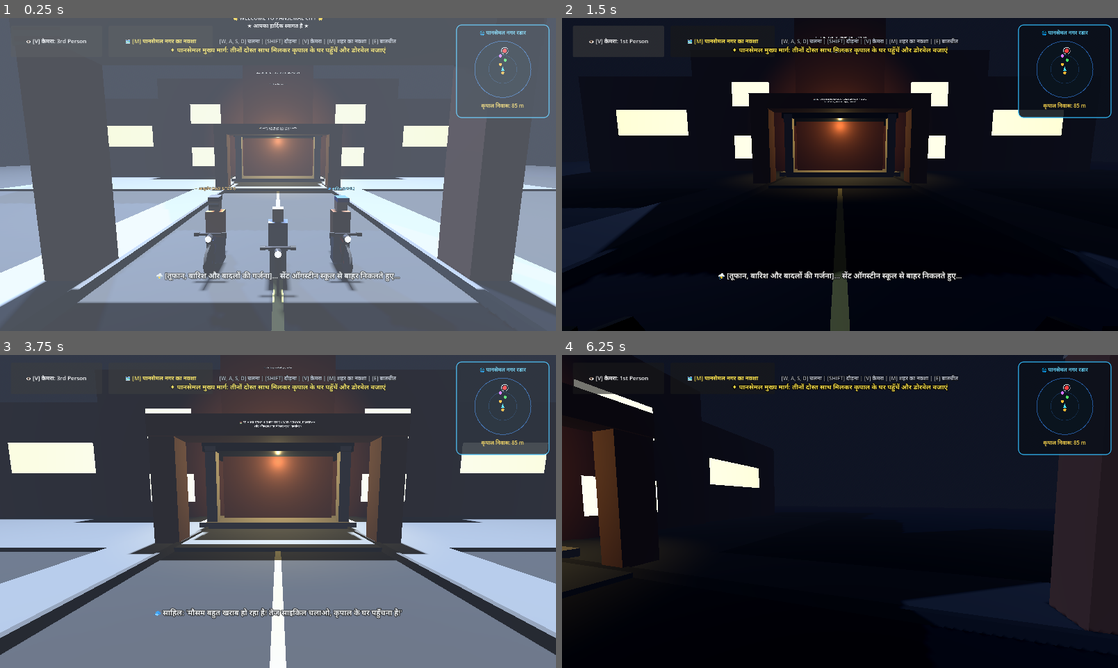
Above: before the commit, frames 1-4 (two rows, left to right).
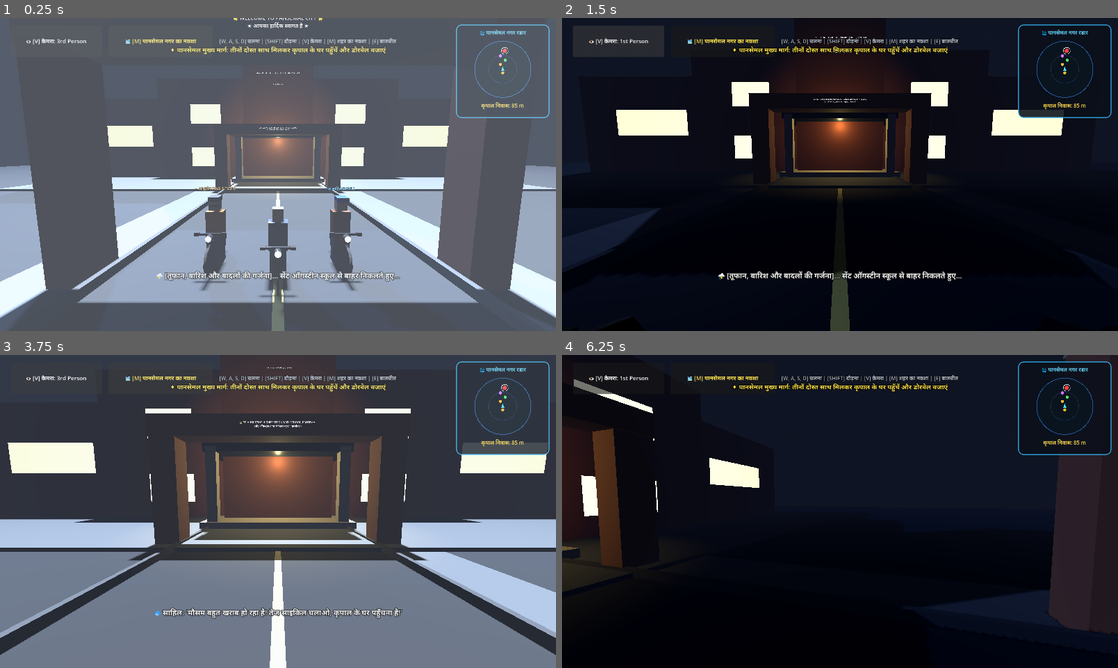
Above: after the commit, the same moments.

Repository: Sahil13092008/HorrorMission
Game: Godot game, scene res://scenes/street_to_kripal.tscn
The game is run twice, just before and just after one commit, with the same random seed, the same clock (stepped at 60 frames per second) and the same inputs. This scene is started directly instead of the project's main scene. Sound files missing from this copy of the repository are replaced by a short silence.
Inputs (mouse positions are in pixels of both pictures, inside the frame that each line leads up to):
- Up to frame 1 (0.25 s): no input
- Up to frame 2 (1.5 s): tap Enter at 0.5, 0.6 s; move the mouse to (867, 174) at 0.52 s; hold Up (ui_up) 0.53-1.25 s; click (867, 174) at 0.67 s; tap Space at 0.77 s; click "👁️ [V] कैमरा: 3rd Person" at 1.25 s
- Up to frame 3 (3.75 s): click "👁️ [V] कैमरा: 1st Person" at 2 s; click "🗺️ [M] पानसेमल नगर का नक्शा" at 2.75 s; click "✖ [M] बंद करें" at 3.5 s
- Up to frame 4 (6.25 s): move the mouse to (812, 511) at 4.27 s; hold Up (ui_up) from 4.28 s (still down); tap V at 4.35 s; tap Space at 4.52, 6.02 s; move the mouse to (851, 505) at 5.02 s; tap F at 5.1 s; move the mouse to (834, 517) at 5.77 s; tap Shift at 5.85 s; click (834, 517) at 5.92 s

The runs differ from the first frame. In frame 1, 1.5% of the frame differs, in the area x 0-100%, y 51-96%; in frame 2, 0.3%; in frame 3, 3.5%, in the area x 0-100%, y 53-89%; in frame 4, 0.7%.

Commit message:
Fix invisible map barriers, flush police plaza, and overhaul car steering physics with arcade responsiveness

Diff:
--- a/scenes/street_to_kripal.tscn
+++ b/scenes/street_to_kripal.tscn
@@ -52,7 +52,10 @@
 size = Vector3(8.0, 4.0, 12.0)
 
 [sub_resource type="BoxShape3D" id="Box_PoliceDoorTrigger"]
-size = Vector3(14.0, 5.0, 24.0)
+size = Vector3(22.0, 6.0, 36.0)
+
+[sub_resource type="BoxShape3D" id="Box_CarCollision"]
+size = Vector3(1.9, 1.2, 4.2)
 
 [sub_resource type="BoxShape3D" id="Box_CarTrigger"]
 size = Vector3(5.5, 2.8, 5.8)
@@ -481,8 +484,8 @@
 material = SubResource("Mat_RoadStripe")
 
 [node name="SidewalkLeft" type="CSGBox3D" parent="EnvironmentProps"]
-transform = Transform3D(1, 0, 0, 0, 1, 0, 0, 0, 1, -5.2, -0.2, -114)
-use_collision = true
+transform = Transform3D(1, 0, 0, 0, 1, 0, 0, 0, 1, -5.2, -0.4, -114)
+use_collision = false
 size = Vector3(2.4, 0.8, 292.0)
 material = SubResource("Mat_Sidewalk")
 
@@ -492,8 +495,8 @@
 material = SubResource("Mat_Curb")
 
 [node name="SidewalkRight1" type="CSGBox3D" parent="EnvironmentProps"]
-transform = Transform3D(1, 0, 0, 0, 1, 0, 0, 0, 1, 5.2, -0.2, -22.5)
-use_collision = true
+transform = Transform3D(1, 0, 0, 0, 1, 0, 0, 0, 1, 5.2, -0.4, -22.5)
+use_collision = false
 size = Vector3(2.4, 0.8, 109.0)
 material = SubResource("Mat_Sidewalk")
 
@@ -514,8 +517,8 @@
 material = SubResource("Mat_Asphalt")
 
 [node name="SidewalkRight2" type="CSGBox3D" parent="EnvironmentProps"]
-transform = Transform3D(1, 0, 0, 0, 1, 0, 0, 0, 1, 5.2, -0.2, -155.0)
-use_collision = true
+transform = Transform3D(1, 0, 0, 0, 1, 0, 0, 0, 1, 5.2, -0.4, -155.0)
+use_collision = false
 size = Vector3(2.4, 0.8, 124.0)
 material = SubResource("Mat_Sidewalk")
 
@@ -525,14 +528,14 @@
 material = SubResource("Mat_Curb")
 
 [node name="PoliceCompoundPlaza" type="CSGBox3D" parent="EnvironmentProps"]
-transform = Transform3D(1, 0, 0, 0, 1, 0, 0, 0, 1, 9.5, -0.2, -234.0)
-use_collision = true
-size = Vector3(12.0, 0.8, 36.0)
+transform = Transform3D(1, 0, 0, 0, 1, 0, 0, 0, 1, 9.5, -0.4, -234.0)
+use_collision = false
+size = Vector3(14.0, 0.8, 40.0)
 material = SubResource("Mat_Sidewalk")
 
 [node name="SidewalkRight3" type="CSGBox3D" parent="EnvironmentProps"]
-transform = Transform3D(1, 0, 0, 0, 1, 0, 0, 0, 1, 5.2, -0.2, -255.5)
-use_collision = true
+transform = Transform3D(1, 0, 0, 0, 1, 0, 0, 0, 1, 5.2, -0.4, -255.5)
+use_collision = false
 size = Vector3(2.4, 0.8, 9.0)
 material = SubResource("Mat_Sidewalk")
 
@@ -991,7 +994,7 @@
 
 [node name="CampusGround" type="CSGBox3D" parent="EnvironmentProps/PansemalTownHouses/StAugustineSchool"]
 transform = Transform3D(1, 0, 0, 0, 1, 0, 0, 0, 1, 0, 0.05, 0)
-use_collision = true
+use_collision = false
 size = Vector3(44, 0.2, 26)
 material = SubResource("Mat_Sidewalk")
 
@@ -1896,7 +1899,7 @@
 material = SubResource("Mat_PoliceBlue")
 [node name="PorticoStairs" type="CSGBox3D" parent="EnvironmentProps/PansemalTownHouses/PansemalPoliceStation"]
 transform = Transform3D(1, 0, 0, 0, 1, 0, 0, 0, 1, -4.8, 0.08, 0)
-use_collision = true
+use_collision = false
 size = Vector3(2.2, 0.15, 6.0)
 material = SubResource("Mat_Sidewalk")
 
@@ -1971,7 +1974,7 @@
 modulate = Color(0.2, 0.9, 1.0, 1)
 
 [node name="PoliceDoorTrigger" type="Area3D" parent="EnvironmentProps/PansemalTownHouses/PansemalPoliceStation"]
-transform = Transform3D(1, 0, 0, 0, 1, 0, 0, 0, 1, -3.0, 1.5, 0)
+transform = Transform3D(1, 0, 0, 0, 1, 0, 0, 0, 1, -4.5, 2.0, 0)
 
 [node name="CollisionShape3D" type="CollisionShape3D" parent="EnvironmentProps/PansemalTownHouses/PansemalPoliceStation/PoliceDoorTrigger"]
 shape = SubResource("Box_PoliceDoorTrigger")
@@ -2008,18 +2011,22 @@
 size = Vector3(0.35, 0.7, 0.22)
 material = SubResource("Mat_Jeans")
 
-[node name="KripalCar" type="CharacterBody3D" parent="."]
-transform = Transform3D(-1, 0, -8.74228e-08, 0, 1, 0, 8.74228e-08, 0, -1, 5.6, 0.35, -76.0)
+[node name="KripalCar" type="CharacterBody3D" parent="." groups=["vehicle"]]
+transform = Transform3D(-1, 0, -8.74228e-08, 0, 1, 0, 8.74228e-08, 0, -1, 3.6, 0.35, -78.0)
+collision_layer = 4
+collision_mask = 1
+
+[node name="CarCollisionShape" type="CollisionShape3D" parent="KripalCar"]
+transform = Transform3D(1, 0, 0, 0, 1, 0, 0, 0, 1, 0, 0.65, 0)
+shape = SubResource("Box_CarCollision")
 
 [node name="CarBody" type="CSGBox3D" parent="KripalCar"]
 transform = Transform3D(1, 0, 0, 0, 1, 0, 0, 0, 1, 0, 0.35, 0)
-use_collision = true
 size = Vector3(1.9, 0.65, 4.2)
 material = SubResource("Mat_CarPaint")
 
 [node name="Cabin" type="CSGBox3D" parent="KripalCar"]
 transform = Transform3D(1, 0, 0, 0, 1, 0, 0, 0, 1, 0, 0.95, -0.2)
-use_collision = true
 size = Vector3(1.68, 0.65, 2.3)
 material = SubResource("Mat_CarPaint")
 
--- a/scripts/street_to_kripal.gd
+++ b/scripts/street_to_kripal.gd
@@ -100,7 +100,7 @@
 var car_speed: float = 0.0
 const CAR_MAX_SPEED: float = 12.5
 const CAR_ACCEL: float = 7.5
-const CAR_STEER_SPEED: float = 1.8
+const CAR_STEER_SPEED: float = 2.8
 
 # Camera & Input State
 var is_first_person: bool = false
@@ -244,6 +244,11 @@
 	if car_trigger:
 		car_trigger.body_entered.connect(_on_car_trigger_entered)
 		car_trigger.body_exited.connect(_on_car_trigger_exited)
+	if kripal_car:
+		kripal_car.floor_snap_length = 0.5
+		kripal_car.floor_max_angle = deg_to_rad(45.0)
+		kripal_car.floor_constant_speed = true
+		kripal_car.max_slides = 4
 
 	if dialogue_box: dialogue_box.visible = false
 	if next_chapter_card: next_chapter_card.visible = false
@@ -463,14 +468,14 @@
 		_update_walking_companions(delta)
 
 		var dist_to_door: float = player.global_position.distance_to(Vector3(9.0, 0.5, -85.0))
-		var dist_to_car: float = player.global_position.distance_to(Vector3(5.6, 0.35, -76.0))
+		var dist_to_car: float = player.global_position.distance_to(Vector3(3.6, 0.35, -78.0))
 
 		if (is_near_door or dist_to_door < 6.5) and not door_opened:
 			is_near_door = true
 			if action_prompt:
 				action_prompt.visible = true
 				action_prompt.text = "🔔 [E] दबाकर डोरबेल बजाएं (PRESS [E] TO RING DOORBELL)"
-		elif (is_near_car or dist_to_car < 4.0) and door_opened:
+		elif (is_near_car or dist_to_car < 5.5) and door_opened:
 			is_near_car = true
 			if action_prompt:
 				action_prompt.visible = true
@@ -494,11 +499,11 @@
 		_update_walking_companions(delta)
 
 		var dist_to_police = player.global_position.distance_to(Vector3(11.5, 0, -235.0))
-		if is_near_police_door or dist_to_police < 10.0:
+		if is_near_police_door or dist_to_police < 14.0:
 			if action_prompt:
 				action_prompt.visible = true
 				action_prompt.text = "🚪 [E] दबाकर थाने में प्रवेश करें (PRESS [E] TO ENTER POLICE STATION)"
-			if dist_to_police < 3.2:
+			if dist_to_police < 4.0:
 				_on_start_police_pressed()
 		else:
 			if action_prompt:
@@ -590,18 +595,35 @@
 	if forward_input > 0:
 		car_speed = move_toward(car_speed, CAR_MAX_SPEED, CAR_ACCEL * delta)
 	elif forward_input < 0:
-		car_speed = move_toward(car_speed, -CAR_MAX_SPEED * 0.5, CAR_ACCEL * 1.4 * delta)
+		car_speed = move_toward(car_speed, -CAR_MAX_SPEED * 0.55, CAR_ACCEL * 1.5 * delta)
 	else:
-		car_speed = move_toward(car_speed, 0.0, CAR_ACCEL * 0.8 * delta)
-
-	# Steer car: steer_input > 0 (A pressed) turns Left, steer_input < 0 (D pressed) turns Right!
-	if abs(car_speed) > 0.1 and steer_input != 0.0:
-		var dir_factor = 1.0 if car_speed >= 0 else -1.0
-		kripal_car.rotate_y(steer_input * CAR_STEER_SPEED * delta * dir_factor)
-
-	# Move car along its forward basis (car front points along Z in our model)
-	var car_fwd = kripal_car.transform.basis.z.normalized()
-	kripal_car.velocity = car_fwd * car_speed
+		car_speed = move_toward(car_speed, 0.0, CAR_ACCEL * 0.9 * delta)
+
+	# Steer car: allow steering whenever A or D is pressed (both stationary & moving)
+	if steer_input != 0.0:
+		var dir_factor: float = -1.0 if (car_speed < -0.1 or (car_speed <= 0.1 and forward_input < 0)) else 1.0
+		var turn_rate: float = CAR_STEER_SPEED if abs(car_speed) > 0.5 else (CAR_STEER_SPEED * 0.85)
+		kripal_car.rotate_y(steer_input * turn_rate * delta * dir_factor)
+
+	# Basis vectors
+	var car_fwd: Vector3 = kripal_car.transform.basis.z.normalized()
+	var car_left: Vector3 = kripal_car.transform.basis.x.normalized()
+
+	# Main forward/reverse velocity
+	var target_velocity: Vector3 = car_fwd * car_speed
+
+	# Lateral steering assist: responsive arcade drift/slide when turning
+	if abs(car_speed) > 0.2 and steer_input != 0.0:
+		var dir_mult: float = 1.0 if car_speed >= 0 else -1.0
+		target_velocity += car_left * (steer_input * 2.2 * dir_mult)
+
+	# Floor adherence / gravity
+	if not kripal_car.is_on_floor():
+		target_velocity.y = kripal_car.velocity.y - (gravity * delta)
+	else:
+		target_velocity.y = -0.5
+
+	kripal_car.velocity = target_velocity
 	kripal_car.move_and_slide()
 
 	# Sync player position with car
@@ -996,11 +1018,11 @@
 	# Aunty, Sahil, Aashutosh walk towards the car
 	var walk_tw = create_tween()
 	if kripal_mummy:
-		walk_tw.parallel().tween_property(kripal_mummy, "global_position", Vector3(4.8, 0.1, -75.0), 1.6)
+		walk_tw.parallel().tween_property(kripal_mummy, "global_position", Vector3(4.8, 0.1, -77.0), 1.6)
 	if sahil:
-		walk_tw.parallel().tween_property(sahil, "global_position", Vector3(4.8, 0.1, -77.2), 1.6)
+		walk_tw.parallel().tween_property(sahil, "global_position", Vector3(4.8, 0.1, -79.0), 1.6)
 	if aashutosh:
-		walk_tw.parallel().tween_property(aashutosh, "global_position", Vector3(6.6, 0.1, -77.2), 1.6)
+		walk_tw.parallel().tween_property(aashutosh, "global_position", Vector3(2.4, 0.1, -79.0), 1.6)
 
 	objective_banner.text = "✦ कृपाल की कार में बैठें [E] और पानसेमल पुलिस स्टेशन ड्राइव करें"
 	show_subtitle("👩 कृपाल की माँ: 'कृपाल की गाड़ी बाहर खड़ी है... चलो सब इसमें बैठो, हम अभी पुलिस स्टेशन चलते हैं!'", 4.5)
